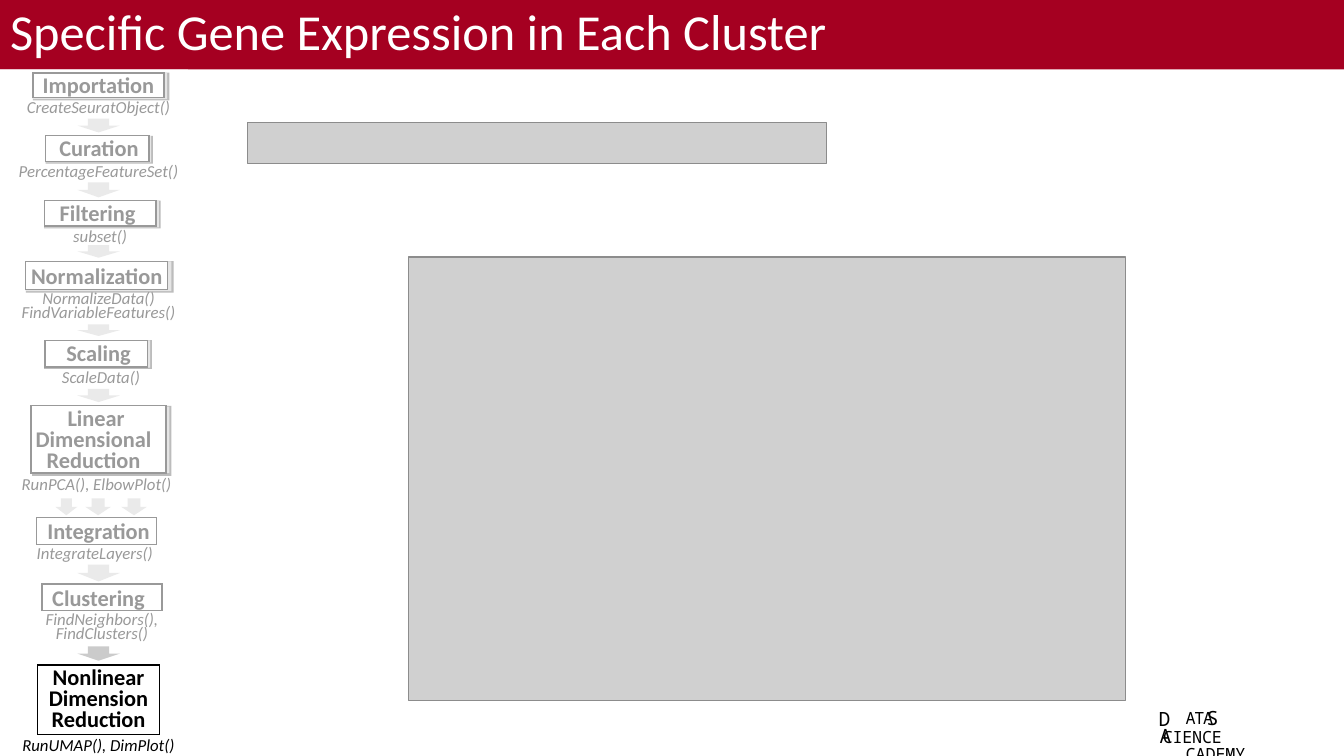
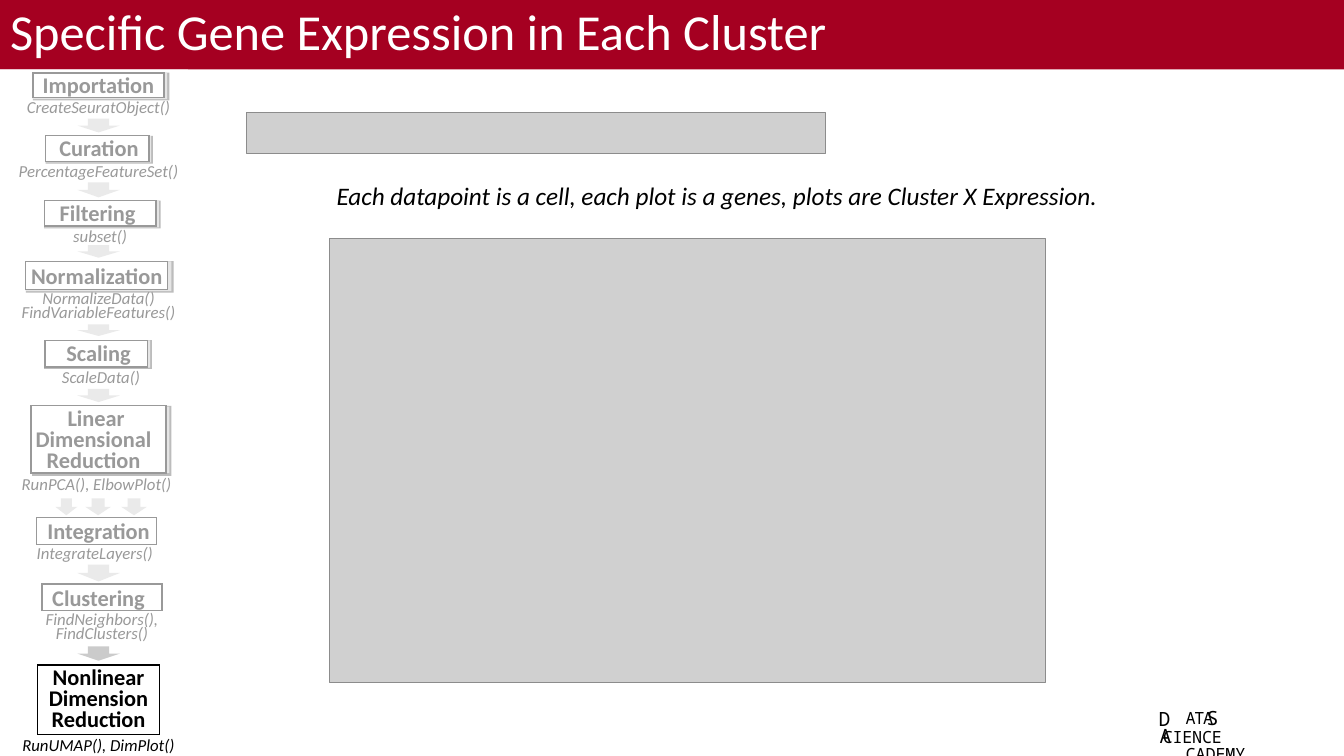
Before and after one commit to bacorli2/scrna_workshop, a slide deck: slide 15 of M5_Seurat_DGE_and_Exploratory/M5_Seurat_DGE_Exploratory.pptx. Drawn at 1344x756 pixels with LibreOffice and Linux fonts; fonts in the diff are those of the drawing; grey boxes stand for pictures; background and template pictures are left out. Boxes give left, top, right and bottom in pixels: in the first picture for what was removed or moved away, otherwise in the second. Text is boxed around its words. In the diff, an @@ line names an element or a change of style, - is before the commit and + after.

```diff
--- a/M5_Seurat_DGE_and_Exploratory/M5_Seurat_DGE_Exploratory.pptx
+++ b/M5_Seurat_DGE_and_Exploratory/M5_Seurat_DGE_Exploratory.pptx
@@ picture: place and size @@
-picture at (248,122,827,163)
+picture at (247,112,826,153)
@@ text added at (337,187,1096,210), 18 pt, text #000000, italic @@
+Each datapoint is a cell, each plot is a genes, plots are Cluster X Expression.
@@ picture: place and size @@
-picture at (409,257,1126,701)
+picture at (330,239,1047,683)
```
Also in this commit, not shown: 14 other slides changed, 2 other files.
